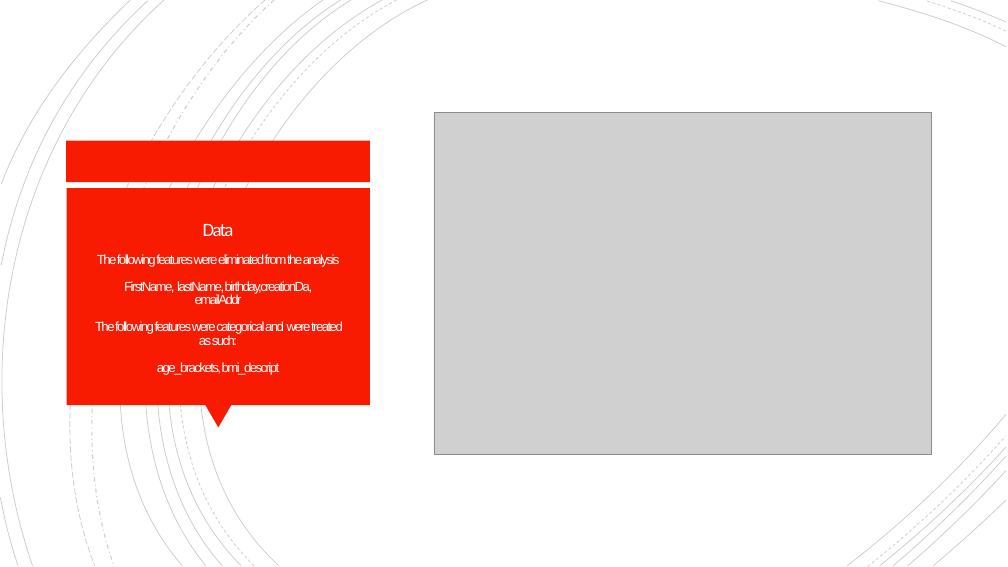
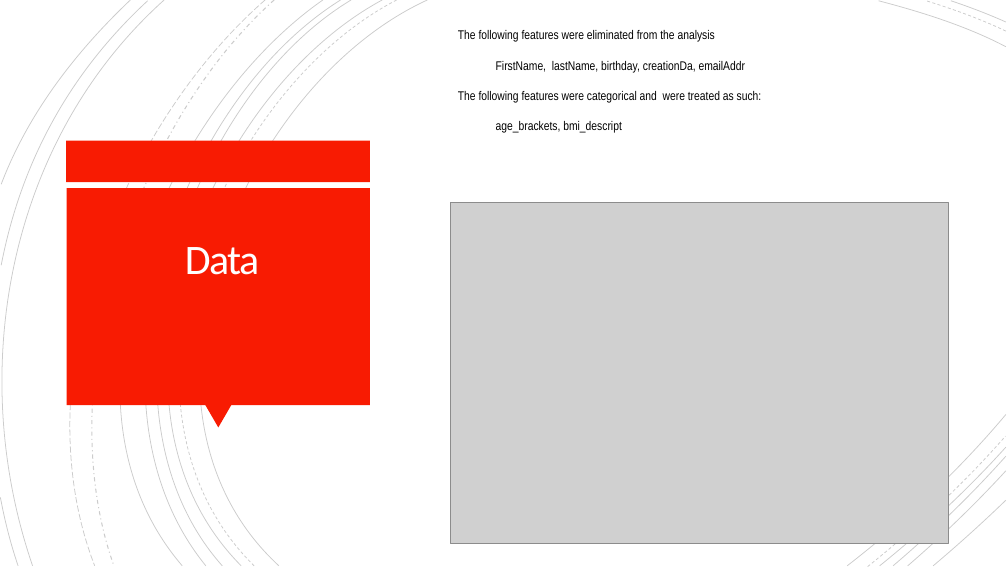
Before and after one commit to adamk6/codingDojoFinalProject, a slide deck: slide 4 of Coding Dojo - Final Project - Adam Kolodny.pptx. Drawn at 1008x567 pixels with LibreOffice and Linux fonts; fonts in the diff are those of the drawing; grey boxes stand for pictures. Boxes give left, top, right and bottom in pixels: in the first picture for what was removed or moved away, otherwise in the second. Text is boxed around its words. In the diff, an @@ line names an element or a change of style, - is before the commit and + after.

```diff
--- a/Coding Dojo - Final Project - Adam Kolodny.pptx
+++ b/Coding Dojo - Final Project - Adam Kolodny.pptx
@@ text added at [458, 30, 762, 133], 12 pt, text #000000 @@
+The following features were eliminated from the analysis
+FirstName, lastName, birthday, creationDa, emailAddr
+The following features were categorical and were treated as such:
+age_brackets, bmi_descript
@@ picture: place and size @@
-picture at [434, 113, 932, 454]
+picture at [451, 203, 948, 544]
@@ title at [185, 247, 259, 275]: text changed; size 12.6 to 40 pt; font Arial to Calibri @@
-Data
-The following features were eliminated from the analysis
-FirstName, lastName, birthday,creationDa,
-emailAddr
-The following features were categorical and were treated as such:
-age_brackets, bmi_descript
+Data
```
Also in this commit, not shown: 4 other slides changed.
